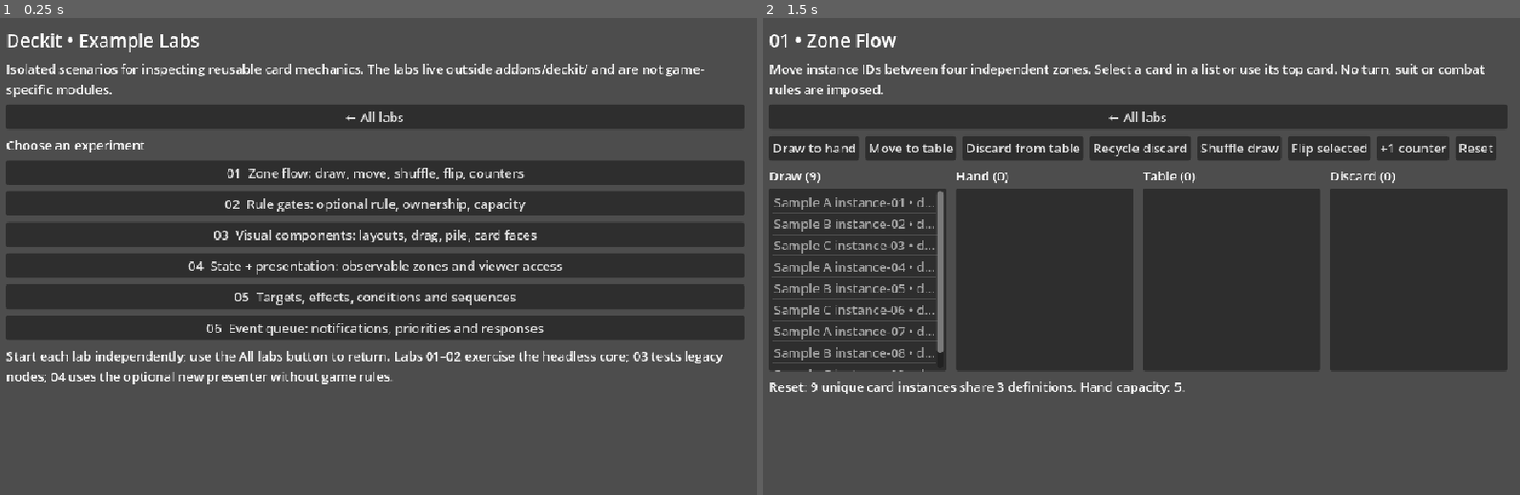
Above: before the commit, frames 1-2 (left to right).
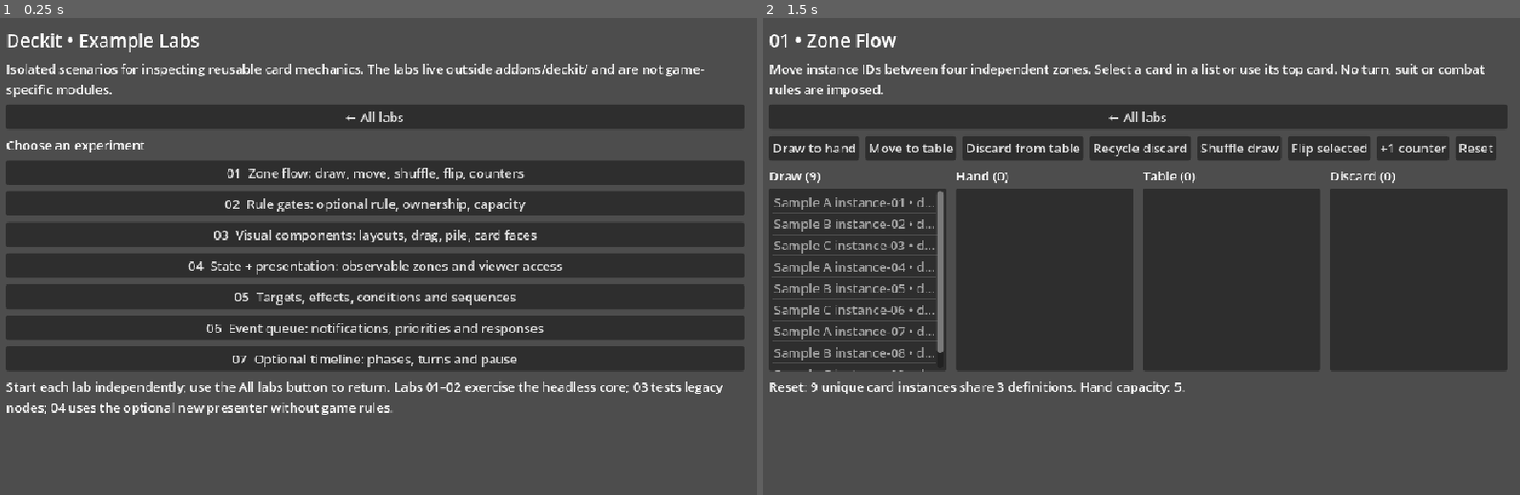
Above: after the commit, the same moments.

Repository: Dragonboon/Deckit
Game: Godot game, scene res://examples/labs/lab_hub.tscn
Two runs of this game, one before a commit and one after it. Both use one fixed random seed, a clock stepped at 60 frames per second and the inputs below. The project has no main scene, so this scene is started directly.
Inputs:
- Up to frame 1 (0.25 s): no input
- Up to frame 2 (1.5 s): click "← All labs" at 0.5 s; click "01 Zone flow: draw, move, shu…" at 1.25 s

The runs differ from the first frame. In frame 1, 6.6% of the frame differs, in the area x 0-99%, y 68-84%; in frame 2, nothing differs.

Commit message:
feat(deckit): add optional phase and turn coordinator with event bridge

Diff:
--- a/examples/labs/lab_hub.gd
+++ b/examples/labs/lab_hub.gd
@@ -13,6 +13,7 @@
 	DeckitLabUI.button(page, "04  State + presentation: observable zones and viewer access", _open.bind("presenter_lab"))
 	DeckitLabUI.button(page, "05  Targets, effects, conditions and sequences", _open.bind("actions_lab"))
 	DeckitLabUI.button(page, "06  Event queue: notifications, priorities and responses", _open.bind("events_lab"))
+	DeckitLabUI.button(page, "07  Optional timeline: phases, turns and pause", _open.bind("turns_lab"))
 	DeckitLabUI.info(
 		page,
 		"Start each lab independently; use the All labs button to return. Labs 01–02 exercise the headless core; 03 tests legacy nodes; 04 uses the optional new presenter without game rules."
--- /dev/null
+++ b/examples/labs/turns_lab.gd
@@ -0,0 +1,85 @@
+extends Control
+
+var timeline := DeckitTurnManager.new()
+var queue := DeckitEventQueue.new()
+var game := DeckitGameState.new()
+var bridge := DeckitTurnEventBridge.new()
+var status: Label
+var log_view: Label
+
+
+func _ready() -> void:
+	var page := DeckitLabUI.page(
+		self, "07 • Turns & Phases",
+		"Optional timeline with two participants and three arbitrary phase names. Transitions emit signals and events, never force game rules."
+	)
+	var controls := DeckitLabUI.controls(page)
+	DeckitLabUI.button(controls, "Start", _start)
+	DeckitLabUI.button(controls, "Next phase", _next_phase)
+	DeckitLabUI.button(controls, "End turn", _end_turn)
+	DeckitLabUI.button(controls, "Pause / Resume", _toggle_pause)
+	DeckitLabUI.button(controls, "Resolve events", _drain)
+	DeckitLabUI.button(controls, "Stop", _stop)
+	status = DeckitLabUI.info(page, "")
+	log_view = DeckitLabUI.info(page, "Timeline log:")
+	timeline.configure(
+		[&"player-a", &"player-b"],
+		[&"prepare", &"main", &"cleanup"]
+	)
+	queue.bind(game)
+	bridge.bind(timeline, queue)
+	timeline.phase_started.connect(func(player: StringName, phase: StringName, turn: int) -> void:
+		_record("START %s / %s (turn %d)" % [player, phase, turn])
+	)
+	timeline.turn_ended.connect(func(player: StringName, turn: int, round: int) -> void:
+		_record("END %s (turn %d, round %d)" % [player, turn, round])
+	)
+	timeline.transition_denied.connect(func(player: StringName, phase: StringName) -> void:
+		_record("DENIED %s / %s" % [player, phase])
+	)
+	_refresh()
+
+
+func _start() -> void:
+	_record("Start: %s" % timeline.start())
+	_refresh()
+
+
+func _next_phase() -> void:
+	_record("Next phase: %s" % timeline.next_phase())
+	_refresh()
+
+
+func _end_turn() -> void:
+	_record("End turn: %s" % timeline.end_turn())
+	_refresh()
+
+
+func _toggle_pause() -> void:
+	var changed: bool = timeline.resume() if timeline.is_paused else timeline.pause()
+	_record("Pause toggle: %s" % changed)
+	_refresh()
+
+
+func _stop() -> void:
+	_record("Stop: %s" % timeline.stop())
+	_refresh()
+
+
+func _drain() -> void:
+	_record("Resolved %d event notifications" % queue.drain())
+	_refresh()
+
+
+func _record(message: String) -> void:
+	log_view.text += "\n" + message
+	if log_view.text.length() > 1800:
+		log_view.text = "Timeline log:\n" + log_view.text.right(1300)
+
+
+func _refresh() -> void:
+	status.text = "Running: %s | Paused: %s | Player: %s | Phase: %s | Turn: %d | Round: %d | Queued: %d" % [
+		timeline.is_running, timeline.is_paused, timeline.current_participant(),
+		timeline.current_phase(), timeline.turn_number, timeline.round_number,
+		queue.pending_count()
+	]
--- /dev/null
+++ b/examples/labs/turns_lab.tscn
@@ -0,0 +1,12 @@
+[gd_scene load_steps=2 format=3]
+
+[ext_resource type="Script" path="res://examples/labs/turns_lab.gd" id="1_script"]
+
+[node name="TurnsLab" type="Control"]
+layout_mode = 3
+anchors_preset = 15
+anchor_right = 1.0
+anchor_bottom = 1.0
+grow_horizontal = 2
+grow_vertical = 2
+script = ExtResource("1_script")
--- /dev/null
+++ b/tests/headless/test_turns.gd
@@ -0,0 +1,52 @@
+extends SceneTree
+
+var passed: int = 0
+var failed: int = 0
+
+
+func _initialize() -> void:
+	call_deferred("_run")
+
+
+func _check(ok: bool, label: String) -> void:
+	if ok:
+		passed += 1
+	else:
+		failed += 1
+		push_error("[Deckit turns] " + label)
+
+
+func _run() -> void:
+	var timeline := DeckitTurnManager.new()
+	_check(not timeline.start(), "Start without configuration denied")
+	_check(not timeline.configure([&"a", &"a"], [&"start"]), "Duplicate players denied")
+	_check(not timeline.configure([&"a"], [&"", &"end"]), "Empty phase denied")
+	_check(timeline.configure([&"a", &"b"], [&"start", &"action", &"end"]), "Configure")
+	var game := DeckitGameState.new()
+	var queue := DeckitEventQueue.new()
+	_check(queue.bind(game), "Bind queue")
+	var bridge := DeckitTurnEventBridge.new()
+	_check(bridge.bind(timeline, queue), "Bind optional bridge")
+	_check(timeline.start(), "Start configured timeline")
+	_check(timeline.current_participant() == &"a" and timeline.current_phase() == &"start", "First state")
+	_check(timeline.turn_number == 1 and timeline.round_number == 1, "Initial counters")
+	_check(queue.pending_count() == 2, "Start signals published")
+	_check(not timeline.configure([&"other"], [&"phase"]), "Cannot reconfigure running timeline")
+	_check(timeline.next_phase() and timeline.current_phase() == &"action", "Advance phase")
+	_check(timeline.pause() and not timeline.next_phase(), "Pause denies advancement")
+	_check(not timeline.end_turn(), "Pause denies turn end")
+	_check(timeline.resume(), "Resume")
+	_check(timeline.end_turn(), "End turn")
+	_check(timeline.current_participant() == &"b" and timeline.current_phase() == &"start", "Next participant")
+	_check(timeline.turn_number == 2 and timeline.round_number == 1, "Turn counter")
+	_check(timeline.end_turn() and timeline.current_participant() == &"a", "Wrap participant")
+	_check(timeline.round_number == 2 and timeline.turn_number == 3, "Round wrap")
+	_check(queue.pending_count() == 12, "Four notifications per turn change and first phase")
+	_check(queue.drain() == 12, "Queue accepts bridge notifications")
+	bridge.unbind()
+	_check(timeline.stop(), "Stop")
+	_check(timeline.current_participant() == &"" and timeline.turn_number == 0, "Stop clears progress")
+	_check(timeline.start(&"b") and timeline.current_participant() == &"b", "Selectable starting participant")
+	_check(queue.pending_count() == 0, "Unbound bridge no longer publishes")
+	print("[Deckit turns] %d passed, %d failed" % [passed, failed])
+	quit(0 if failed == 0 else 1)
Not shown, added: addons/deckit/src/turns/turn_event_bridge.gd
Not shown, added: addons/deckit/src/turns/turn_manager.gd
Not shown, added: addons/deckit/src/turns/turn_transition_rule.gd
Not shown, changed: README.md
Not shown, changed: docs/EXAMPLE_LABS.md
Not shown, added: docs/TURNS_AND_PHASES.md
